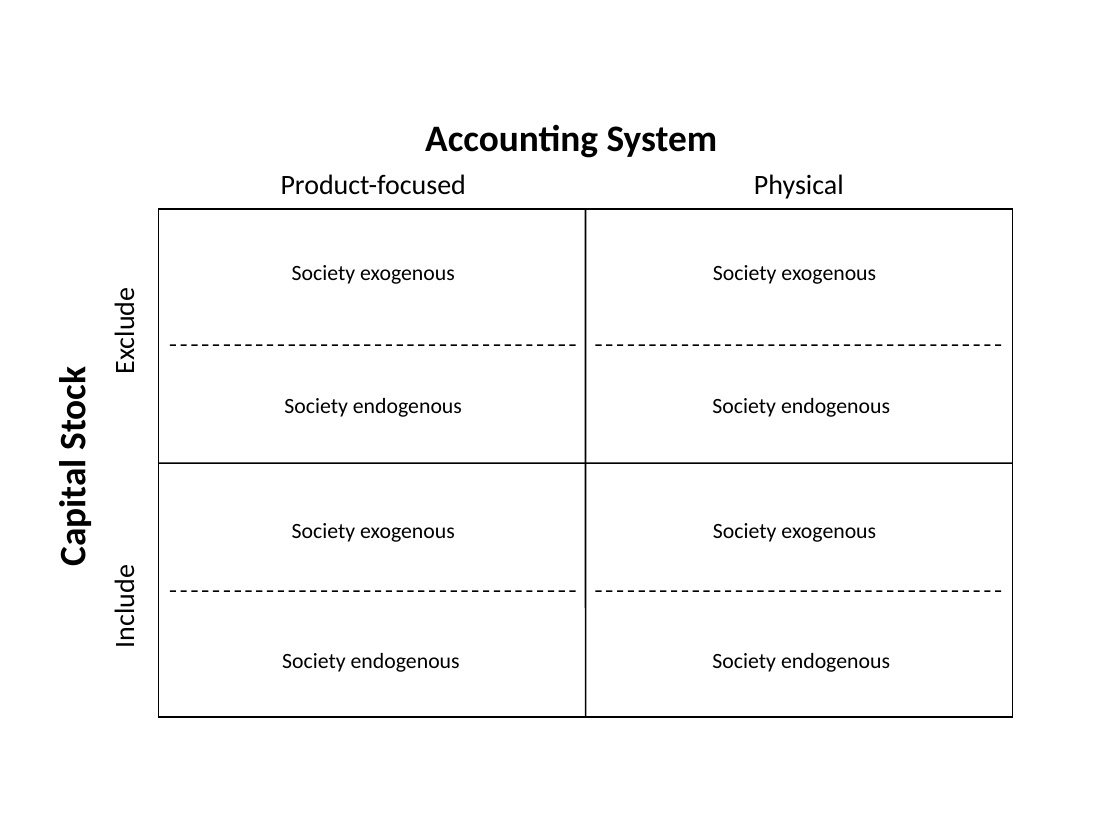
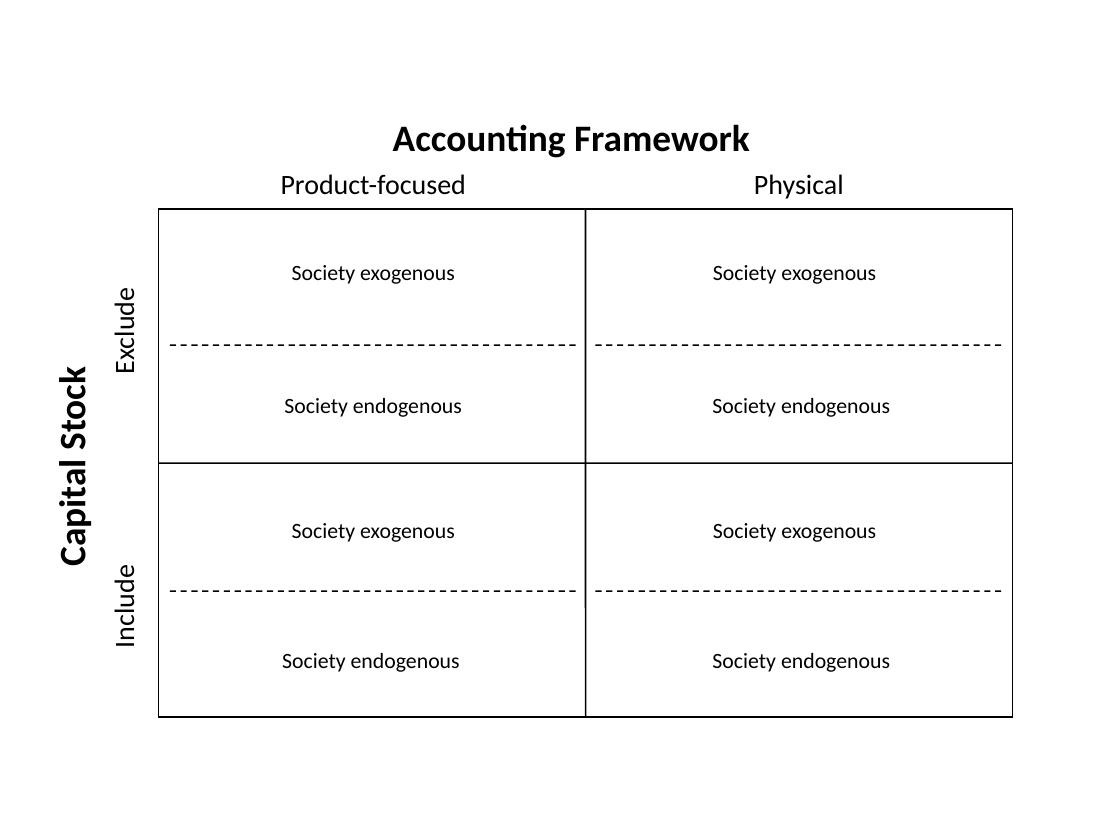
Before and after one commit to MatthewHeun/Dynamic-IO-Modeling, a slide deck: slide 1 of Manuscript/Book_take_2/Part_3/Chapter_Implications/Images/Grid.ppt. Drawn at 1120x840 pixels with LibreOffice and Linux fonts; fonts in the diff are those of the drawing. Boxes give left, top, right and bottom in pixels: in the first picture for what was removed or moved away, otherwise in the second. Text is boxed around its words. In the diff, an @@ line names an element or a change of style, - is before the commit and + after.

```diff
--- a/Manuscript/Book_take_2/Part_3/Chapter_Implications/Images/Grid.ppt
+++ b/Manuscript/Book_take_2/Part_3/Chapter_Implications/Images/Grid.ppt
@@ text at [393, 124, 750, 158]: text changed @@
-Accounting System
+Accounting Framework
```
Also in this commit, not shown: 2 other files.
